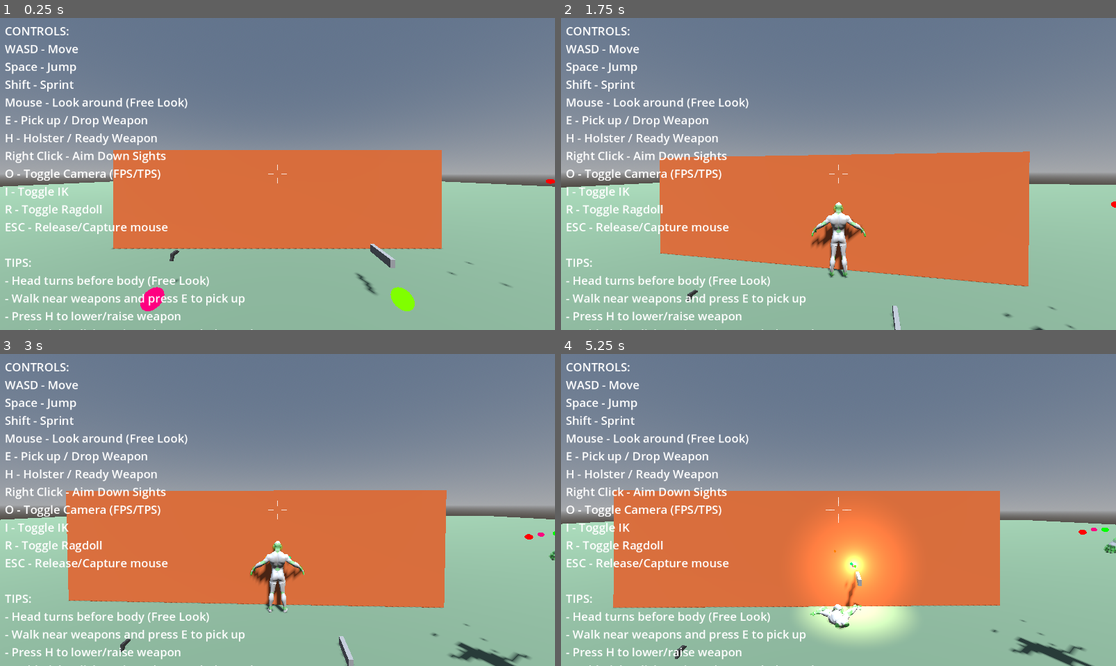
Above: before the commit, frames 1-4 (two rows, left to right).
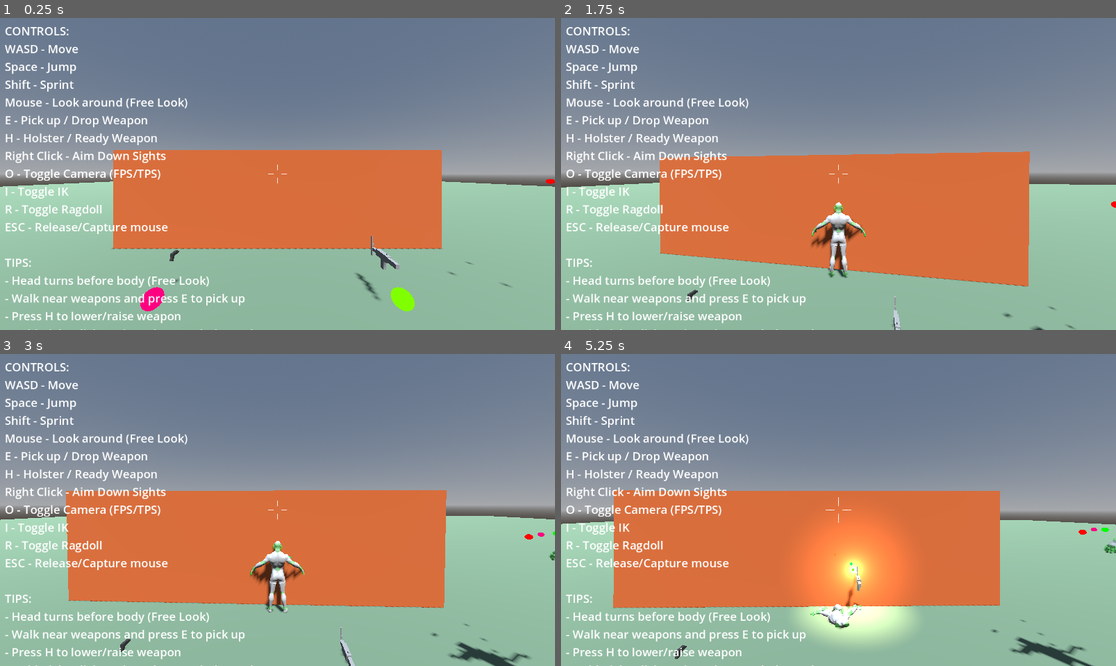
Above: after the commit, the same moments.

Repository: lmf-git/fpsikanimragdoll
Game: Godot game, scene res://world.tscn
Same seed, same stepped clock (60 frames per second), same inputs: the game is played once before the commit and once after it.
Inputs (mouse positions are in pixels of both pictures, inside the frame that each line leads up to):
- Up to frame 1 (0.25 s): no input
- Up to frame 2 (1.75 s): tap Enter at 0.5 s; move the mouse to (866, 174) at 0.52 s; hold Shift (sprint) 0.53-1.28 s; hold W (move_forward) from 0.53 s (still down); click (866, 174) at 0.67 s; tap Space (jump) at 0.77, 1.52 s; move the mouse to (810, 174) at 1.27 s; tap O (toggle_camera) at 1.35 s
- Up to frame 3 (3 s): keep holding W (move_forward); move the mouse to (288, 503) at 2.02 s; hold I (toggle_ik) 2.03-2.78 s; move the mouse to (271, 516) at 2.77 s; tap R (toggle_ragdoll) at 2.85 s; click (271, 516) at 2.92 s
- Up to frame 4 (5.25 s): keep holding W (move_forward); tap Space (jump) at 3.02, 3.77, 4.52 s; move the mouse to (877, 513) at 3.52 s; tap E at 3.6 s; move the mouse to (794, 506) at 4.27 s; tap Ctrl at 4.35 s; move the mouse to (844, 510) at 5.02 s; tap H at 5.1 s; click (844, 510) at 5.17 s

The runs differ from the first frame. In frame 1, 0.1% of the frame differs, in the area x 66-72%, y 69-91%; in frame 2, less than 0.1%; in frame 3, less than 0.1%; in frame 4, 0.3%, in the area x 49-55%, y 62-83%.

Commit message:
Fix IK issues, improve weapon positioning, and enhance rifle model
Major improvements to IK system, weapon handling, and visual feedback:

## IK Fixes:
1. Fixed left arm IK crash after stopping ADS
   - Removed non-existent left_upper_arm_ik reference (character_controller.gd:441)
   - Left arm only has 2 IK chains (LeftElbowIK, LeftWristIK)
   - Prevents null reference when transitioning from AIMING to READY state

2. Fixed right elbow positioning
   - Reduced elbow offset from 0.4 to 0.15 (character_controller.gd:2304)
   - Elbow now positioned closer to body for natural arm pose
   - Matches upper arm offset for consistent arm positioning

## Weapon Positioning Improvements:
3. Adjusted weapon offsets for better positioning and iron sight alignment
   - aim_weapon_offset Y: 0.45 → -0.05 (at eye level for iron sights)
   - aim_weapon_offset Z: -0.55 → -0.6 (slightly further from body)
   - ready_weapon_offset Y: 0.2 → -0.15 (lower hip position)
   - ready_weapon_offset Z: -0.5 → -0.55 (further from body)
   - Weapons now align properly for aiming down sights

4. Reduced weapon sway for more realistic feel
   - sway_amount: 0.05 → 0.02 (60% reduction)
   - movement_sway_multiplier: 2.0 → 1.3 (35% reduction)
   - Less distracting, more tactical feel

## UI/Visual Improvements:
5. Hide crosshair when aiming down sights
   - Crosshair now hidden during ADS for cleaner iron sight view
   - Shows only in hip fire mode (character_controller.gd:394)

6. Added I key to toggle model visibility in FPS mode
   - Press I to show character model and hide IK targets in first person
   - Useful for debugging and seeing full character
   - IK targets hidden when model visible (inverse relationship)
   - Toggle only affects FPS mode, TPS unchanged

## Asset Improvements:
7. Enhanced rifle model with detailed geometry
   - Replaced simple box with multi-part assault rifle design
   - Added: barrel (cylinder), receiver, stock, magazine, handguard
   - Added front and rear sights for iron sight aiming
   - 7 mesh components create recognizable M16/AK47-style rifle
   - Maintains minimal poly count while improving visual clarity

All changes tested for proper functionality and visual improvements.

Diff:
--- a/character_controller.gd
+++ b/character_controller.gd
@@ -42,6 +42,7 @@
 @export var camera_mode: int = 0  # 0 = FPS, 1 = TPS
 @export var max_camera_pitch_up: float = 70.0  # Maximum degrees to look up
 @export var max_camera_pitch_down: float = 80.0  # Maximum degrees to look down
+var show_model_in_fps: bool = false  # Toggle for showing model and hiding IK targets in FPS mode (I key)
 
 # Character parts
 @export var skeleton: Skeleton3D
@@ -94,16 +95,16 @@
 var is_freelook_active: bool = false  # Freelook mode (Alt key held)
 
 # Weapon positioning - skeleton-relative offsets
-@export var aim_weapon_offset: Vector3 = Vector3(0.0, 0.45, -0.55)  # Offset when aiming down sights (centered, higher, at realistic arm length)
-@export var ready_weapon_offset: Vector3 = Vector3(0.25, 0.2, -0.5)  # Offset when ready/moving (at realistic arm length)
+@export var aim_weapon_offset: Vector3 = Vector3(0.0, -0.05, -0.6)  # Offset when aiming down sights (centered, at eye level for iron sights)
+@export var ready_weapon_offset: Vector3 = Vector3(0.25, -0.15, -0.55)  # Offset when ready/moving (lower position, further from body)
 @export var sheathed_weapon_offset: Vector3 = Vector3(0.5, -0.6, 0.2)  # Offset when sheathed at side
 @export var weapon_transition_speed: float = 8.0  # Speed of state transitions
 @export var ik_transition_speed: float = 15.0  # Speed of IK target position transitions
 
 # Weapon sway
-@export var sway_amount: float = 0.05  # Amount of sway
+@export var sway_amount: float = 0.02  # Amount of sway (reduced for more realistic feel)
 @export var sway_speed: float = 5.0  # Speed of sway oscillation
-@export var movement_sway_multiplier: float = 2.0  # Extra sway when moving
+@export var movement_sway_multiplier: float = 1.3  # Extra sway when moving (reduced)
 var sway_time: float = 0.0  # Time accumulator for sway
 var current_sway: Vector3 = Vector3.ZERO  # Current sway offset
 
@@ -390,13 +391,13 @@
 
 func _update_crosshair(delta: float):
 	"""Update crosshair visibility and spread recovery"""
-	# Hide crosshair when no weapon equipped
-	if not equipped_weapon:
+	# Hide crosshair when no weapon equipped or when aiming down sights
+	if not equipped_weapon or weapon_state == WeaponState.AIMING:
 		for line in crosshair_lines:
 			line.visible = false
 		return
 
-	# Show crosshair when weapon is equipped
+	# Show crosshair when weapon is equipped and not aiming
 	for line in crosshair_lines:
 		line.visible = true
 
@@ -438,7 +439,7 @@
 	if right_arm:
 		_stop_ik_chain([right_wrist_ik, right_elbow_ik, right_upper_arm_ik])
 	if left_arm:
-		_stop_ik_chain([left_wrist_ik, left_elbow_ik, left_upper_arm_ik])
+		_stop_ik_chain([left_wrist_ik, left_elbow_ik])  # Left arm only has 2 IK chains
 
 func _start_foot_ik():
 	"""Start both foot IK chains"""
@@ -1069,6 +1070,11 @@
 			is_aim_toggled = false  # Reset aim toggle when sheathing
 			weapon_state = WeaponState.SHEATHED if is_weapon_sheathed else WeaponState.READY
 
+	# I key to toggle model visibility in FPS mode
+	if event is InputEventKey and event.pressed and event.keycode == KEY_I:
+		show_model_in_fps = !show_model_in_fps
+		_switch_camera(camera_mode)  # Refresh camera settings with new visibility state
+
 	# Alt key for freelook mode (head turns before body)
 	if event is InputEventKey and event.keycode == KEY_ALT:
 		is_freelook_active = event.pressed
@@ -1085,20 +1091,31 @@
 
 func _switch_camera(mode: int):
 	if fps_camera and tps_camera:
+		var ik_targets_node = get_node_or_null("IKTargets")
+
 		if mode == 0:  # FPS
 			fps_camera.current = true
 			tps_camera.current = false
-			# Use camera cull mask to hide character body in FPS
+			# Use camera cull mask to hide character body in FPS (unless show_model_in_fps is true)
 			# Layer 1 = default, Layer 2 = character body
 			if mesh_instance:
-				mesh_instance.layers = 2
-			# FPS camera only sees layer 1 (not character body)
+				if show_model_in_fps:
+					mesh_instance.layers = 1  # Show model
+				else:
+					mesh_instance.layers = 2  # Hide model
+			# Hide/show IK targets based on show_model_in_fps (inverse of mesh)
+			if ik_targets_node:
+				ik_targets_node.visible = !show_model_in_fps
+			# FPS camera only sees layer 1 (not character body unless toggled)
 			fps_camera.cull_mask = 1
 		else:  # TPS
 			fps_camera.current = false
 			tps_camera.current = true
 			if mesh_instance:
 				mesh_instance.layers = 1
+			# Always show IK targets in TPS mode
+			if ik_targets_node:
+				ik_targets_node.visible = true
 			# TPS camera sees all layers
 			tps_camera.cull_mask = 0xFFFFF
 	else:
@@ -2301,7 +2318,7 @@
 		var elbow_pos = anchor_transform.origin + chest_to_hand * 0.5
 
 		# Offset to the right and down for natural arm bend
-		elbow_pos += aim_right * 0.4    # Further outward for weapon holding
+		elbow_pos += aim_right * 0.15   # Moderate outward offset for natural arm position
 		elbow_pos += aim_down * 0.15    # Slightly more downward offset
 		right_elbow_target.global_position = right_elbow_target.global_position.lerp(elbow_pos, ik_transition_speed * delta)
 
--- a/rifle.tscn
+++ b/rifle.tscn
@@ -1,12 +1,32 @@
-[gd_scene load_steps=4 format=3 uid="uid://rifle001"]
+[gd_scene load_steps=9 format=3 uid="uid://rifle001"]
 
 [ext_resource type="Script" path="res://weapon.gd" id="1"]
 
 [sub_resource type="BoxShape3D" id="BoxShape3D_rifle"]
-size = Vector3(0.08, 0.15, 0.6)
+size = Vector3(0.08, 0.15, 0.75)
 
-[sub_resource type="BoxMesh" id="BoxMesh_rifle"]
-size = Vector3(0.08, 0.15, 0.6)
+[sub_resource type="CylinderMesh" id="CylinderMesh_barrel"]
+top_radius = 0.015
+bottom_radius = 0.015
+height = 0.4
+
+[sub_resource type="BoxMesh" id="BoxMesh_receiver"]
+size = Vector3(0.08, 0.12, 0.3)
+
+[sub_resource type="BoxMesh" id="BoxMesh_stock"]
+size = Vector3(0.06, 0.08, 0.2)
+
+[sub_resource type="BoxMesh" id="BoxMesh_magazine"]
+size = Vector3(0.05, 0.2, 0.08)
+
+[sub_resource type="BoxMesh" id="BoxMesh_handguard"]
+size = Vector3(0.06, 0.06, 0.25)
+
+[sub_resource type="BoxMesh" id="BoxMesh_frontsight"]
+size = Vector3(0.02, 0.03, 0.02)
+
+[sub_resource type="BoxMesh" id="BoxMesh_rearsight"]
+size = Vector3(0.02, 0.03, 0.02)
 
 [node name="Rifle" type="RigidBody3D"]
 collision_layer = 4
@@ -24,8 +44,33 @@
 [node name="CollisionShape3D" type="CollisionShape3D" parent="."]
 shape = SubResource("BoxShape3D_rifle")
 
-[node name="MeshInstance3D" type="MeshInstance3D" parent="."]
-mesh = SubResource("BoxMesh_rifle")
+[node name="Barrel" type="MeshInstance3D" parent="."]
+transform = Transform3D(-4.37114e-08, 0, -1, 0, 1, 0, 1, 0, -4.37114e-08, 0, 0.04, -0.3)
+mesh = SubResource("CylinderMesh_barrel")
+
+[node name="Receiver" type="MeshInstance3D" parent="."]
+transform = Transform3D(1, 0, 0, 0, 1, 0, 0, 0, 1, 0, 0.01, 0.05)
+mesh = SubResource("BoxMesh_receiver")
+
+[node name="Stock" type="MeshInstance3D" parent="."]
+transform = Transform3D(1, 0, 0, 0, 1, 0, 0, 0, 1, 0, 0.01, 0.3)
+mesh = SubResource("BoxMesh_stock")
+
+[node name="Magazine" type="MeshInstance3D" parent="."]
+transform = Transform3D(1, 0, 0, 0, 1, 0, 0, 0, 1, 0, -0.13, 0.05)
+mesh = SubResource("BoxMesh_magazine")
+
+[node name="Handguard" type="MeshInstance3D" parent="."]
+transform = Transform3D(1, 0, 0, 0, 1, 0, 0, 0, 1, 0, 0, -0.125)
+mesh = SubResource("BoxMesh_handguard")
+
+[node name="FrontSight" type="MeshInstance3D" parent="."]
+transform = Transform3D(1, 0, 0, 0, 1, 0, 0, 0, 1, 0, 0.09, -0.25)
+mesh = SubResource("BoxMesh_frontsight")
+
+[node name="RearSight" type="MeshInstance3D" parent="."]
+transform = Transform3D(1, 0, 0, 0, 1, 0, 0, 0, 1, 0, 0.09, 0.15)
+mesh = SubResource("BoxMesh_rearsight")
 
 [node name="MainGrip" type="Node3D" parent="."]
 transform = Transform3D(1, 0, 0, 0, 1, 0, 0, 0, 1, 0, -0.05, 0.1)
